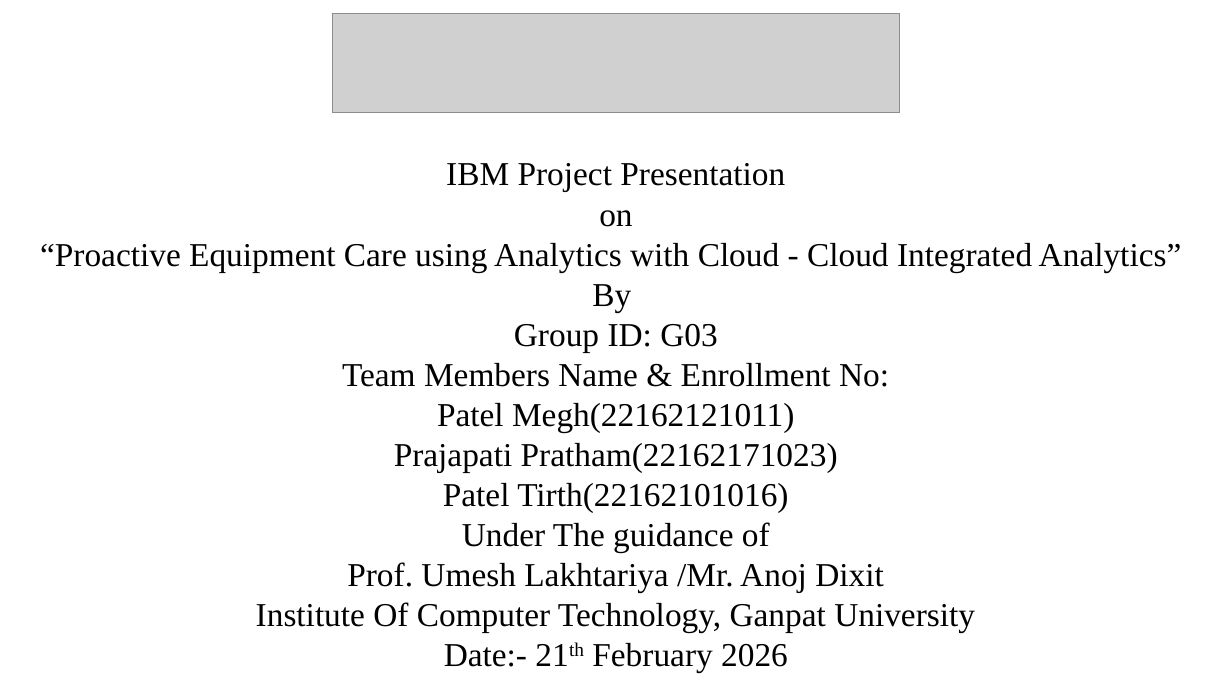
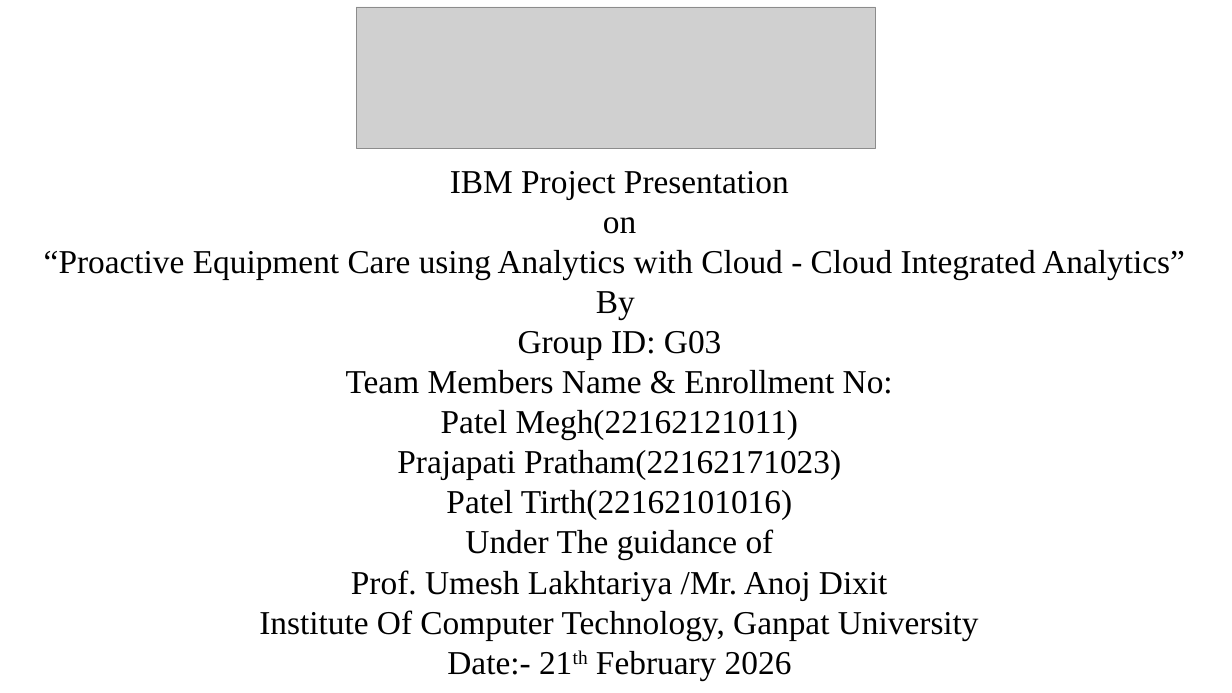
Before and after one commit to megh193/proactiveEquipmentCare, a slide deck: slide 1 of docs/Clg 1st review.pptx. Drawn at 1232x693 pixels with LibreOffice and Linux fonts; fonts in the diff are those of the drawing; grey boxes stand for pictures. Boxes give left, top, right and bottom in pixels: in the first picture for what was removed or moved away, otherwise in the second. Text is boxed around its words. In the diff, an @@ line names an element or a change of style, - is before the commit and + after.

Commit message:
Edit Logo in PPT

```diff
--- a/docs/Clg 1st review.pptx
+++ b/docs/Clg 1st review.pptx
@@ picture: place and size @@
-picture at (332, 13, 900, 112)
+picture at (356, 7, 875, 149)
@@ text "IBM Project Presentation": place and size @@
-text "IBM Project Presentation" at (40, 163, 1182, 672)
+text "IBM Project Presentation" at (44, 171, 1185, 680)
```
